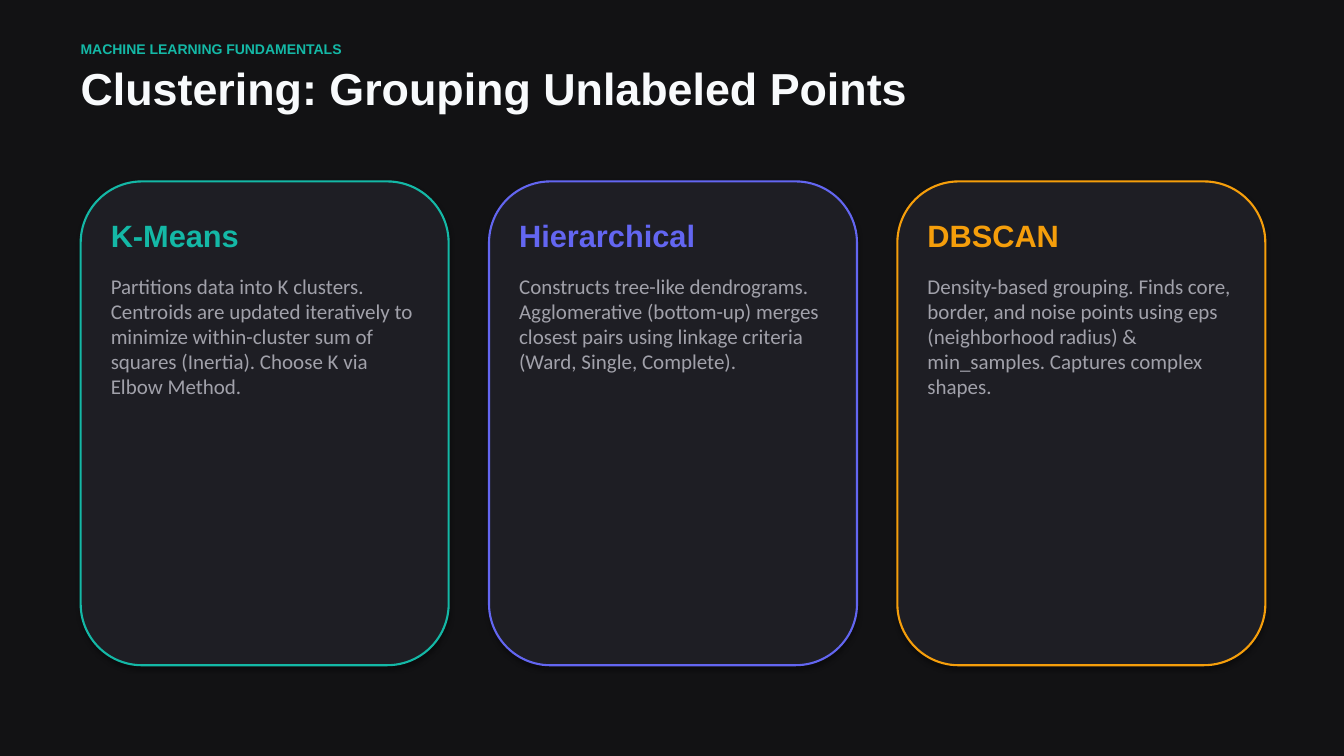
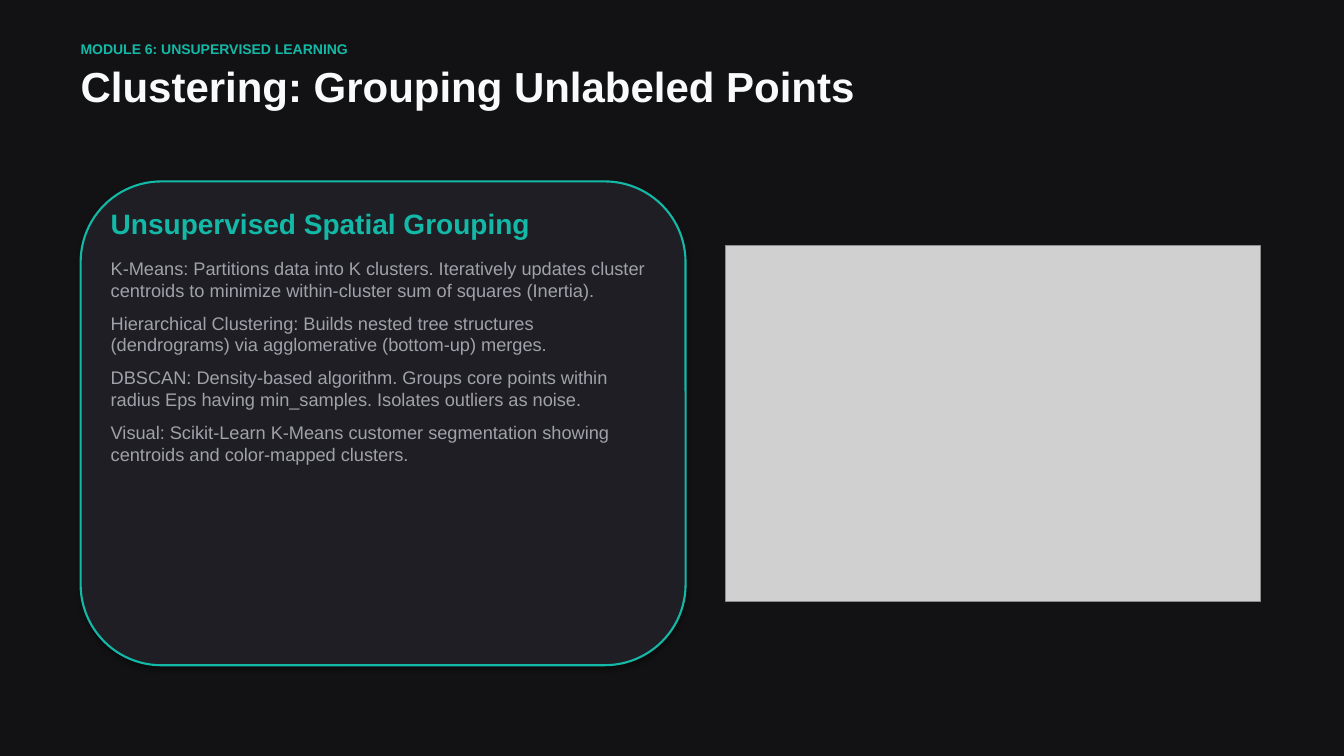
Before and after one commit to vdonthireddy/ai-course, a slide deck: slide 9 of machine_learning_fundamentals.pptx (slide 8 before the commit). Drawn at 1344x756 pixels with LibreOffice and Linux fonts; fonts in the diff are those of the drawing; grey boxes stand for pictures. Boxes give left, top, right and bottom in pixels: in the first picture for what was removed or moved away, otherwise in the second. Text is boxed around its words. In the diff, an @@ line names an element or a change of style, - is before the commit and + after.

Commit message:
feat: expand ML presentation to 21 slides covering all modules, scratch code, LLM chapters, and mathematical glossary with auto-scaled plots

```diff
--- a/machine_learning_fundamentals.pptx
+++ b/machine_learning_fundamentals.pptx
@@ text at (x1=81, y1=44, x2=348, y2=54): text changed @@
-MACHINE LEARNING FUNDAMENTALS
+MODULE 6: UNSUPERVISED LEARNING
@@ text "Clustering: Grouping Unlabeled Points" at (x1=81, y1=71, x2=854, y2=110): size 32 to 30 pt @@
@@ rounded rectangle resized from (x1=81, y1=181, x2=449, y2=665) to (x1=81, y1=181, x2=686, y2=665) @@
@@ rounded rectangle removed at (x1=489, y1=181, x2=857, y2=665) @@
@@ rounded rectangle removed at (x1=897, y1=181, x2=1265, y2=665) @@
@@ text at (x1=111, y1=213, x2=644, y2=465): text changed; size 15 to 13 pt; font Calibri to Arial @@
-K-Means
-Partitions data into K clusters. Centroids are updated iteratively to minimize within-cluster sum of squares (Inertia). Choose K via Elbow Method.
+Unsupervised Spatial Grouping
+K-Means: Partitions data into K clusters. Iteratively updates cluster centroids to minimize within-cluster sum of squares (Inertia).
+Hierarchical Clustering: Builds nested tree structures (dendrograms) via agglomerative (bottom-up) merges.
+DBSCAN: Density-based algorithm. Groups core points within radius Eps having min_samples. Isolates outliers as noise.
+Visual: Scikit-Learn K-Means customer segmentation showing centroids and color-mapped clusters.
@@ text removed at (x1=519, y1=224, x2=819, y2=373) @@
-Hierarchical
-Constructs tree-like dendrograms. Agglomerative (bottom-up) merges closest pairs using linkage criteria (Ward, Single, Complete).
@@ text removed at (x1=927, y1=225, x2=1231, y2=398) @@
-DBSCAN
-Density-based grouping. Finds core, border, and noise points using eps (neighborhood radius) & min_samples. Captures complex shapes.
@@ picture added at (x1=726, y1=245, x2=1260, y2=601) @@
```
Also in this commit, not shown: 5 other slides changed, 15 slides added, 4 slides removed, 1 other file.
